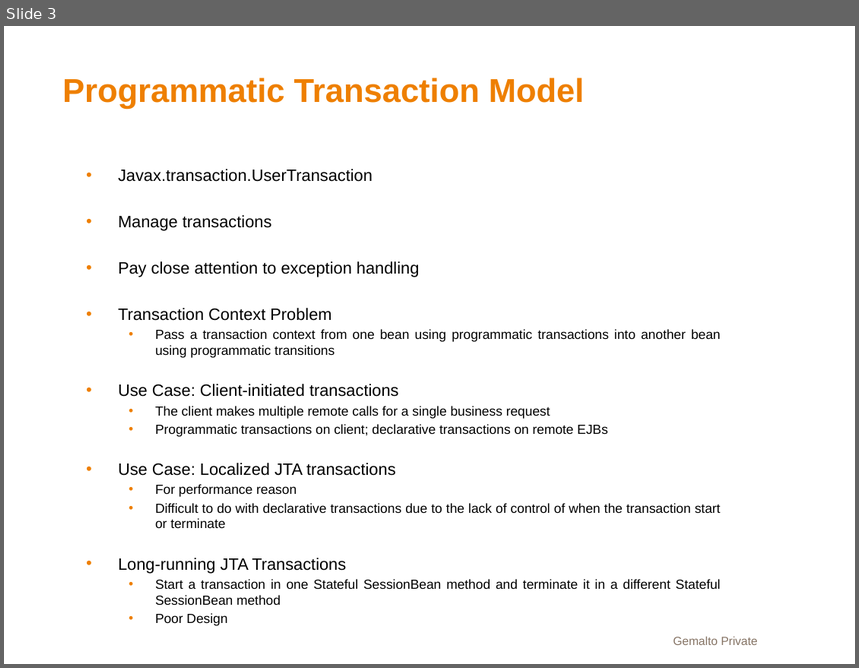
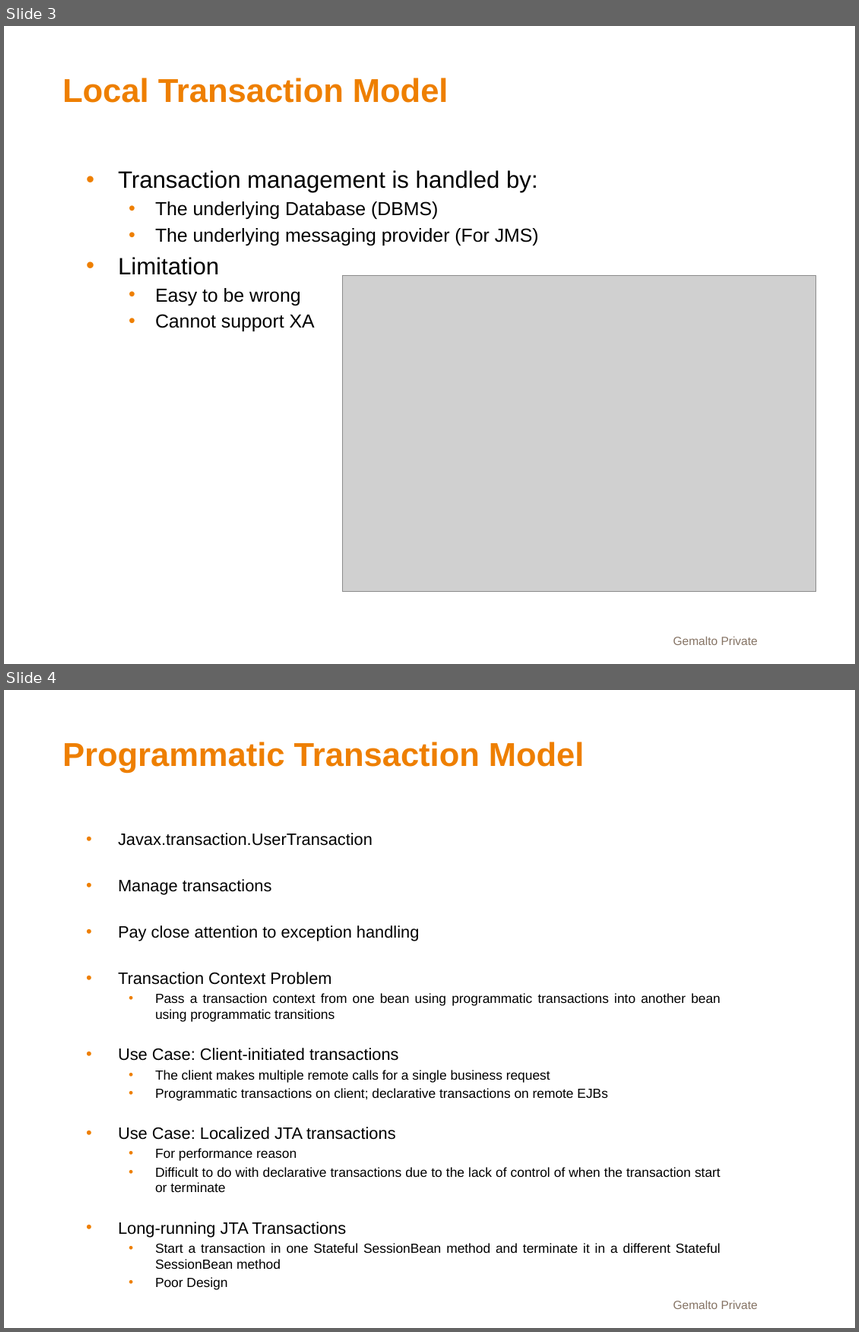
Before and after one commit to li-shengli/selfstudy, a slide deck: PPT/Java Transaction Design Strategies.pptx. Shown one above the other, each under a label of ours: slide 3 before the commit, slides 3 and 4 after it. The pictures are 859x668 and 859x1332 pixels, drawn with LibreOffice and Linux fonts; fonts in the diff are those of the drawing; grey boxes stand for pictures; background and template pictures are left out. Boxes give left, top, right and bottom in pixels: in the first picture for what was removed or moved away, otherwise in the second. Text is boxed around its words. In the diff, an @@ line names an element or a change of style, - is before the commit and + after.

```diff
--- a/PPT/Java Transaction Design Strategies.pptx
+++ b/PPT/Java Transaction Design Strategies.pptx
@@ slide 3 added at (4, 26, 855, 664), background #FFFFFF @@
@@ title added at (63, 78, 449, 103), 28 pt, text #EE7F00, bold @@
+Local Transaction Model
@@ text added at (118, 170, 539, 332), 16 pt, text #000000 @@
+• Transaction management is handled by:
+  • The underlying Database (DBMS)
+  • The underlying messaging provider (For JMS)
+• Limitation
+  • Easy to be wrong
+  • Cannot support XA
@@ picture added at (343, 276, 817, 592) @@
@@ text added at (674, 636, 758, 645), 10 pt, text #857364 @@
+Gemalto Private
@@ page number added at (804, 623, 855, 657), 16 pt, text #FFFFFF, bold @@
+3
@@ what was slide 3 is now slide 4 @@
```
Also in this commit, not shown: 1 slide changed, 5 other files.
